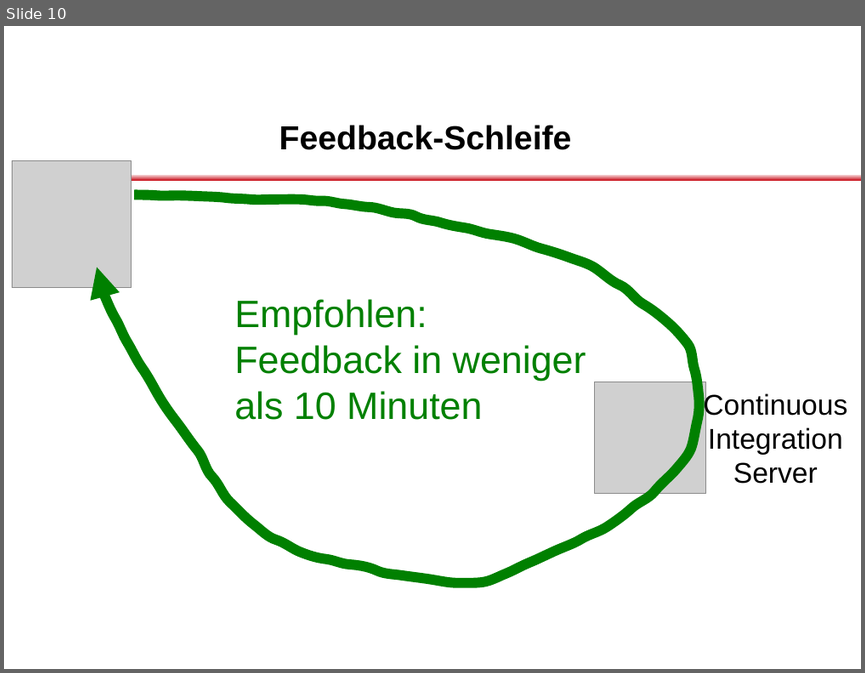
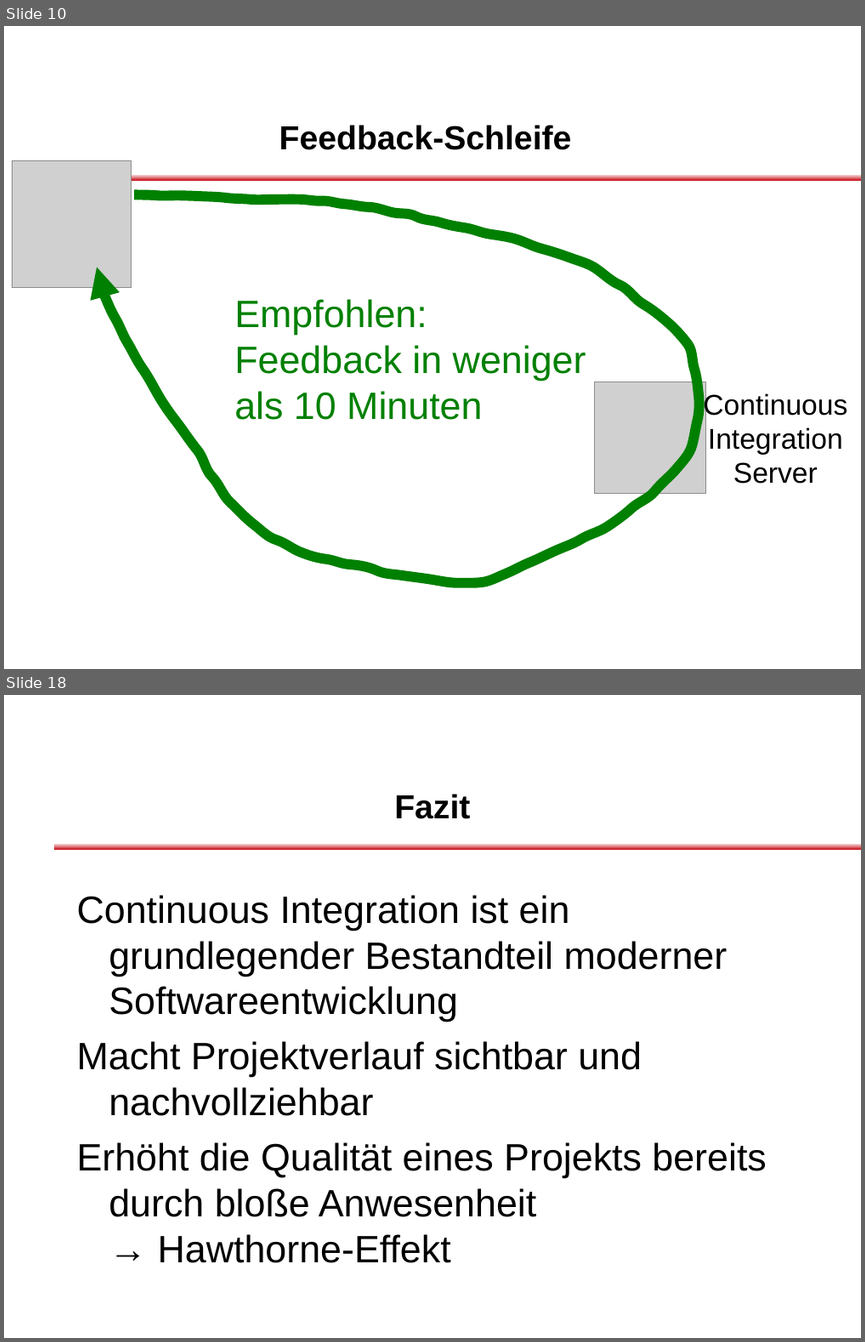
Before and after one commit to dlindner/vorlesung-se2-dhbw, a slide deck: added_2012/Continuous Integration.odp. Shown one above the other, each under a label of ours: slide 10 before the commit, slides 10 and 18 after it; the slides between them are not shown. The pictures are 865x673 and 865x1342 pixels, drawn with LibreOffice and Linux fonts; fonts in the diff are those of the drawing; grey boxes stand for pictures; background and template pictures are left out. Boxes give left, top, right and bottom in pixels: in the first picture for what was removed or moved away, otherwise in the second. Text is boxed around its words. In the diff, an @@ line names an element or a change of style, - is before the commit and + after.

Commit message:
Vorlesungseinheit für Continuous Integration als Release Candidate

```diff
--- a/added_2012/Continuous Integration.odp
+++ b/added_2012/Continuous Integration.odp
@@ slide 18 added at [4,695,861,1338], background #FFFFFF; not listed: 2 template elements that a slide beside it also shows @@
@@ title added at [394,794,470,819], 28 pt, text #000000, bold @@
+Fazit
@@ text added at [77,895,766,1263], 32 pt, text #000000 @@
+Continuous Integration ist ein grundlegender Bestandteil moderner Softwareentwicklung
+Macht Projektverlauf sichtbar und nachvollziehbar
+Erhöht die Qualität eines Projekts bereits durch bloße Anwesenheit
+→ Hawthorne-Effekt
```
Also in this commit, not shown: 2 slides changed, 8 other slides added, 8 slides removed.
